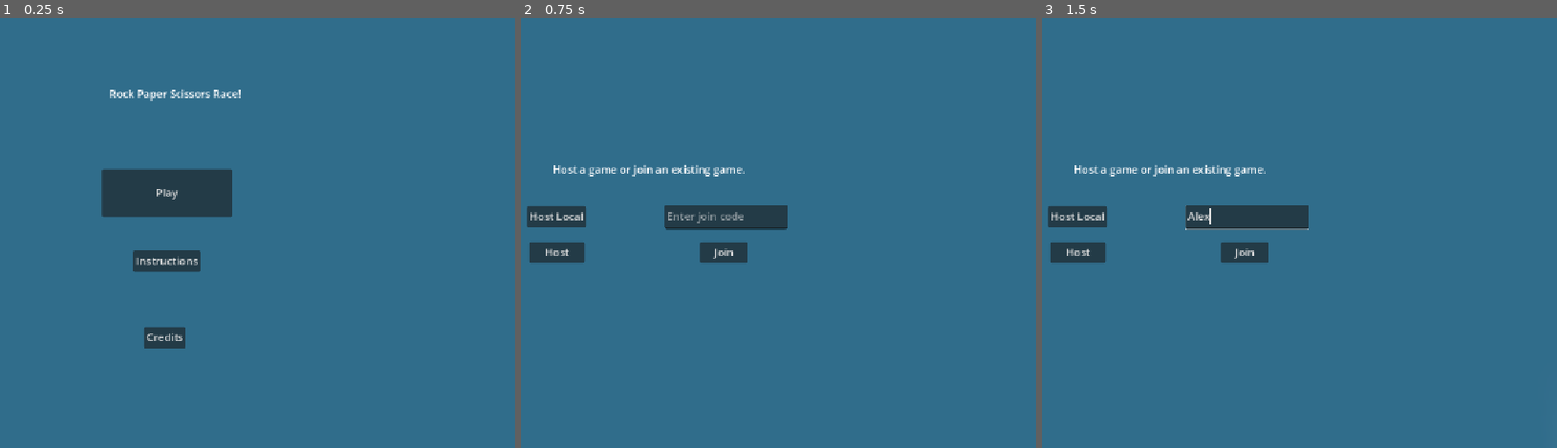
Above: before the commit, frames 1-3 (left to right).
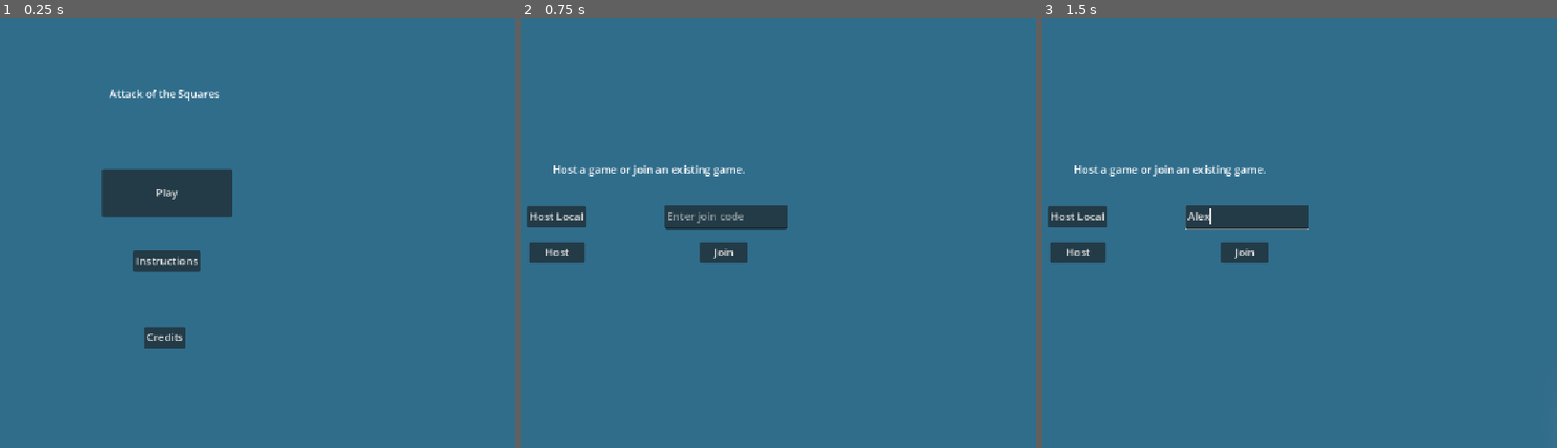
Above: after the commit, the same moments.

Repository: JoeyGiordano/JGZGodotGameTemplate
Game: Godot game, scene res://game_container/game_container.tscn
The game is run twice, just before and just after one commit, with the same random seed, the same clock (stepped at 60 frames per second) and the same inputs. The engine's default icon, where the game draws it, is replaced by a stand-in: a white triangle on a blue panel in a dark square.
Inputs (mouse positions are in pixels of both pictures, inside the frame that each line leads up to):
- Up to frame 1 (0.25 s): no input
- Up to frame 2 (0.75 s): click "Play" at 0.5 s
- Up to frame 3 (1.5 s): click (1248, 215) at 1.27 s; type "Alex" at 1.35 s

The runs differ from the first frame. In frame 1, 0.3% of the frame differs, in the area x 21-47%, y 16-20%; in frame 2, nothing differs; in frame 3, nothing differs.

Commit message:
Title
Wow this is getting throw together and is quite a piece of trash. Background funny tho

Diff:
--- a/scenes/shell_scenes/main_menu.tscn
+++ b/scenes/shell_scenes/main_menu.tscn
@@ -36,4 +36,4 @@
 offset_top = 102.0
 offset_right = 704.0
 offset_bottom = 151.0
-text = "Rock Paper Scissors Race!"
+text = "Attack of the Squares"
